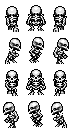
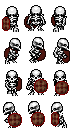
Layer changes from the first 72 x 128 image to the second:
added layer "shield-front" above "eyes-red" over [left=2, top=17, right=69, bottom=127]
added layer "shield-rear" over [left=4, top=15, right=70, bottom=91]
